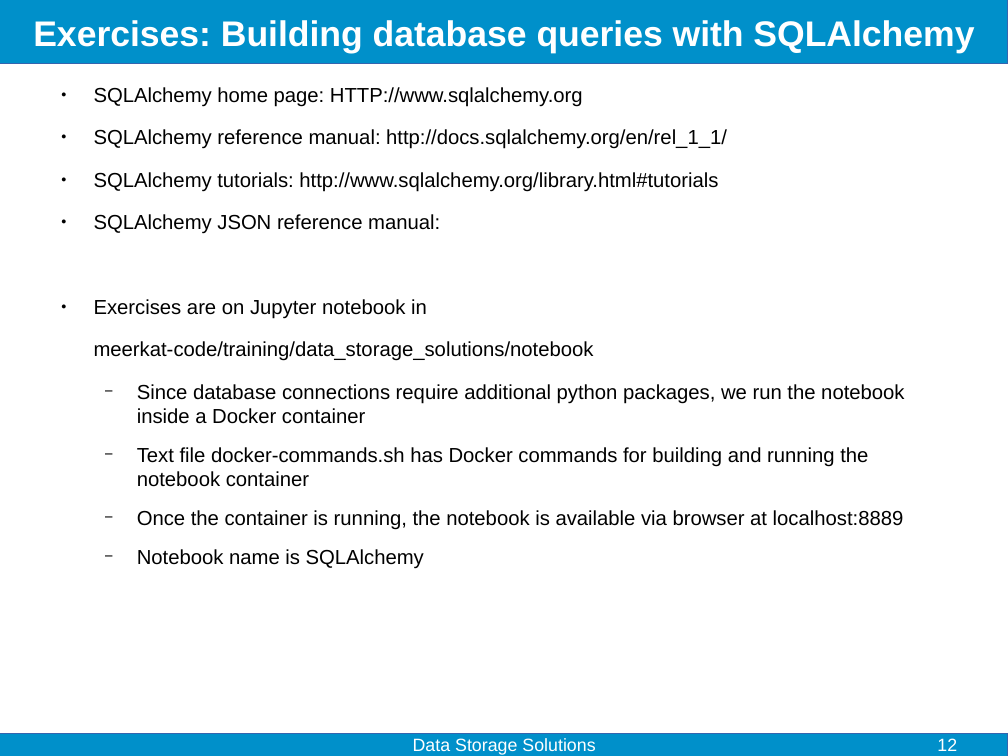
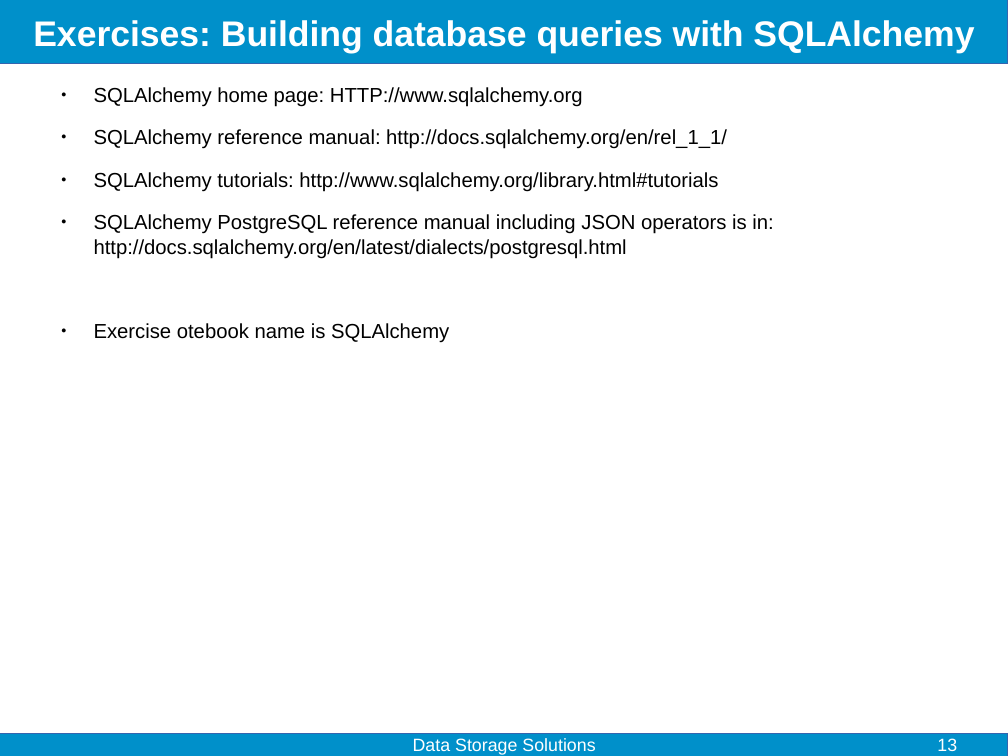
Before and after one commit to fjelltopp/training, a slide deck: slide 13 of data_storage_solutions/Data storage solutions.odp (slide 12 before the commit). Drawn at 1008x756 pixels with LibreOffice and Linux fonts; fonts in the diff are those of the drawing. Boxes give left, top, right and bottom in pixels: in the first picture for what was removed or moved away, otherwise in the second. Text is boxed around its words. In the diff, an @@ line names an element or a change of style, - is before the commit and + after.

Commit message:
finalize jupyter exercises

```diff
--- a/data_storage_solutions/Data storage solutions.odp
+++ b/data_storage_solutions/Data storage solutions.odp
@@ text at (94, 214, 773, 343): text changed @@
-● SQLAlchemy JSON reference manual:
-● Exercises are on Jupyter notebook in
-meerkat-code/training/data_storage_solutions/notebook
-  − Since database connections require additional python packages, we run the notebook inside a Docker container
-  − Text file docker-commands.sh has Docker commands for building and running the notebook container
-  − Once the container is running, the notebook is available via browser at localhost:8889
-  − Notebook name is SQLAlchemy
+● SQLAlchemy PostgreSQL reference manual including JSON operators is in: http://docs.sqlalchemy.org/en/latest/dialects/postgresql.html
+● Exercise otebook name is SQLAlchemy
@@ page number at (937, 738, 957, 751): text changed @@
-12
+13
```
Also in this commit, not shown: 3 other slides changed, 1 slide added, 2 other files.
